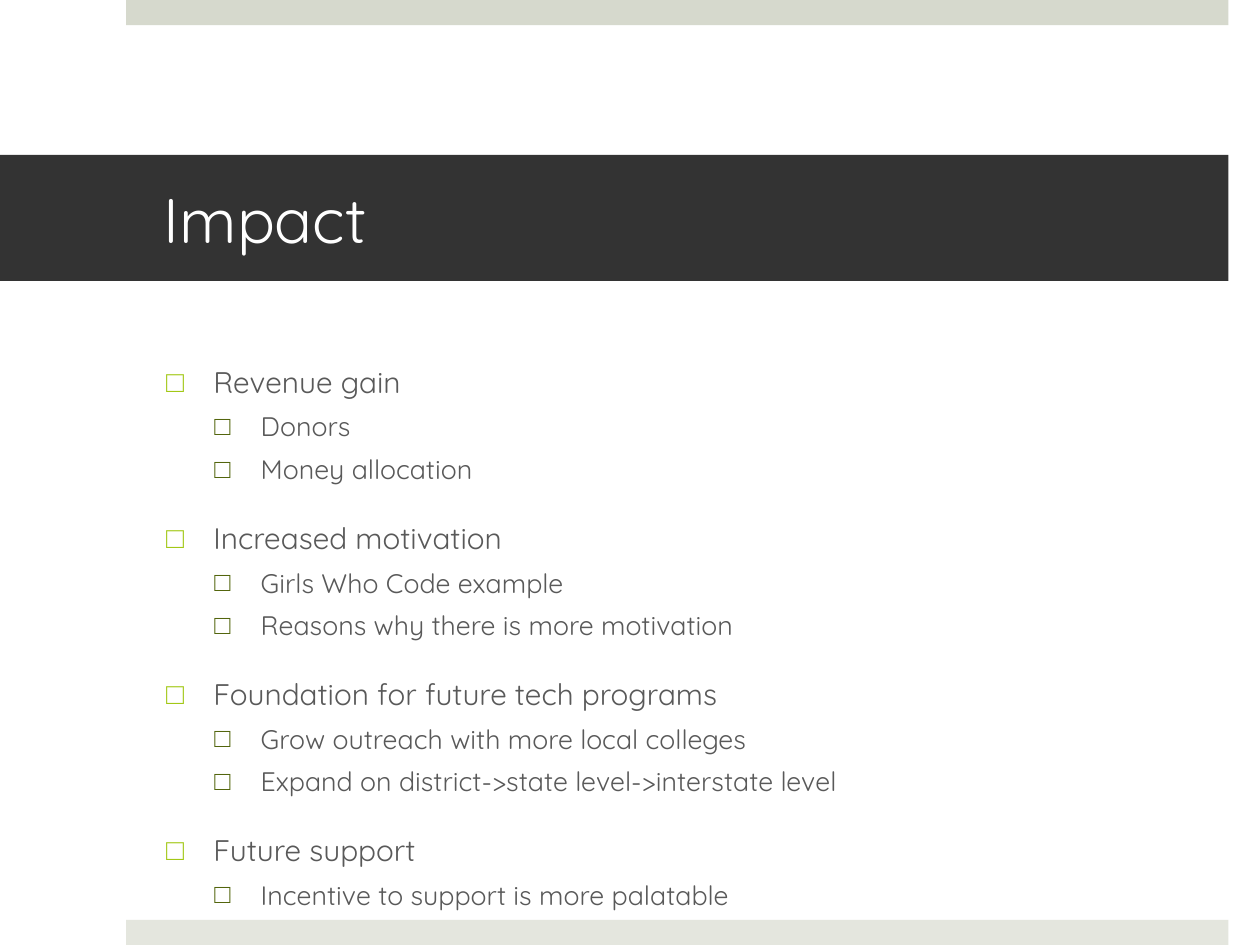
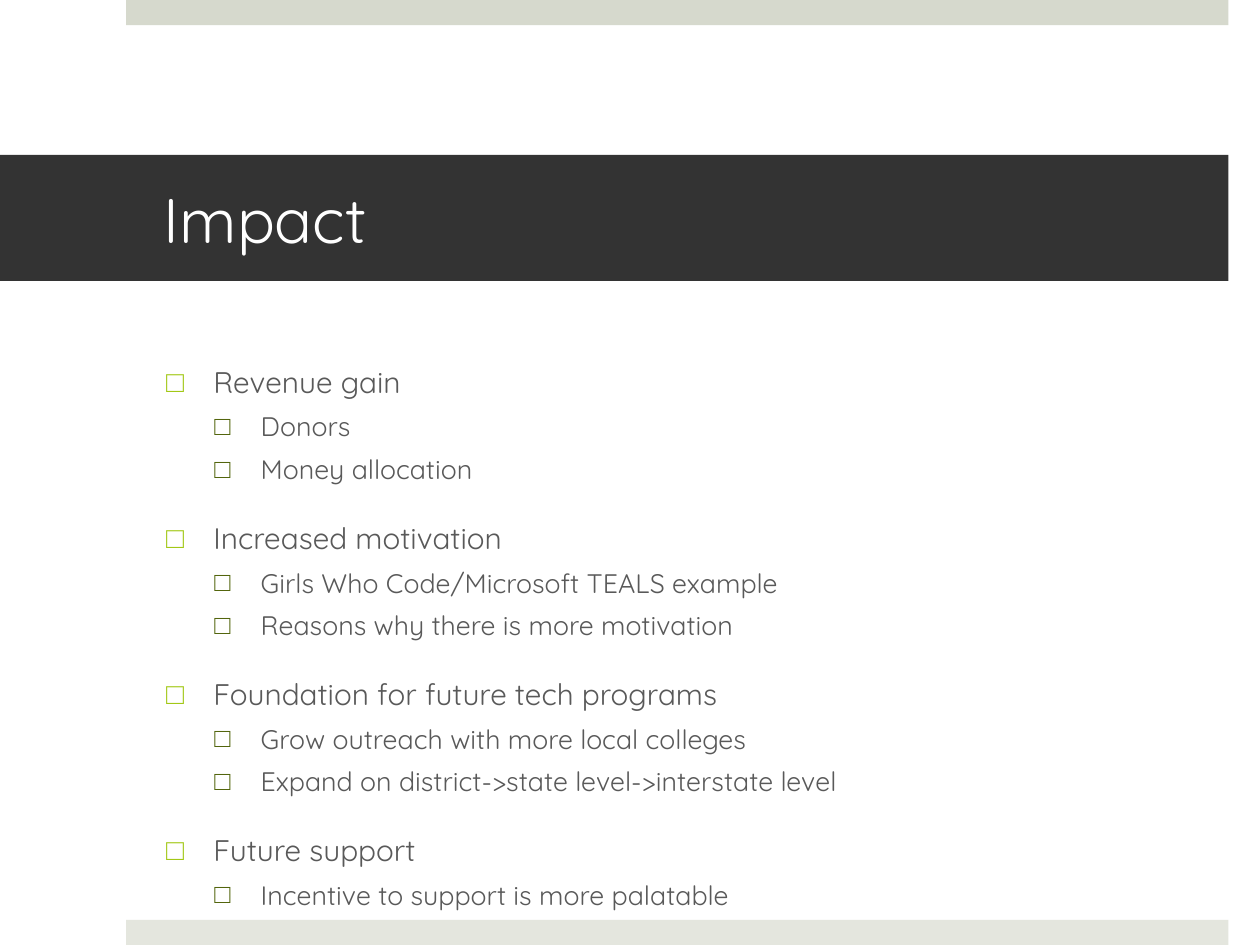
Before and after one commit to NaeemH/WomenInCS, a slide deck: slide 14 of Peer Review/NH_Peer_Review_Assignment_4.pptx (slide 12 before the commit). Drawn at 1260x945 pixels with LibreOffice and Linux fonts; fonts in the diff are those of the drawing. Boxes give left, top, right and bottom in pixels: in the first picture for what was removed or moved away, otherwise in the second. Text is boxed around its words. In the diff, an @@ line names an element or a change of style, - is before the commit and + after.

```diff
--- a/Peer Review/NH_Peer_Review_Assignment_4.pptx
+++ b/Peer Review/NH_Peer_Review_Assignment_4.pptx
@@ text at [261,571,777,599]: text changed @@
-  □ Girls Who Code example
+  □ Girls Who Code/Microsoft TEALS example
```
Also in this commit, not shown: 11 other slides changed, 2 slides added, 3 other files.
